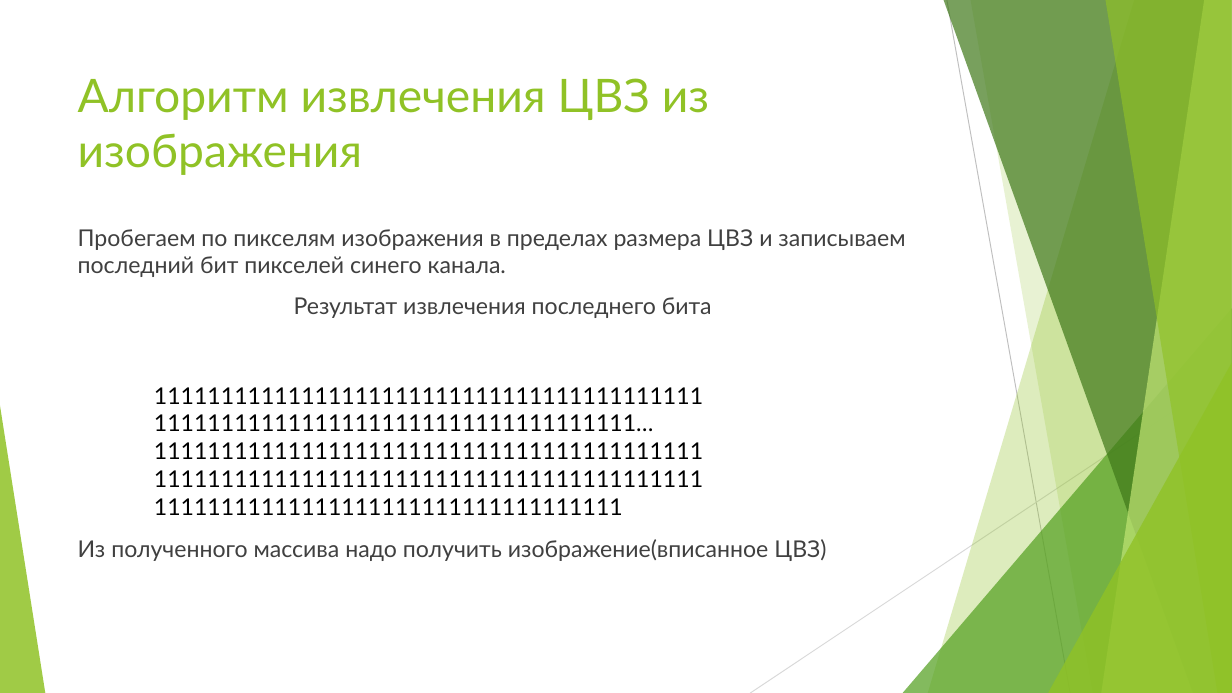
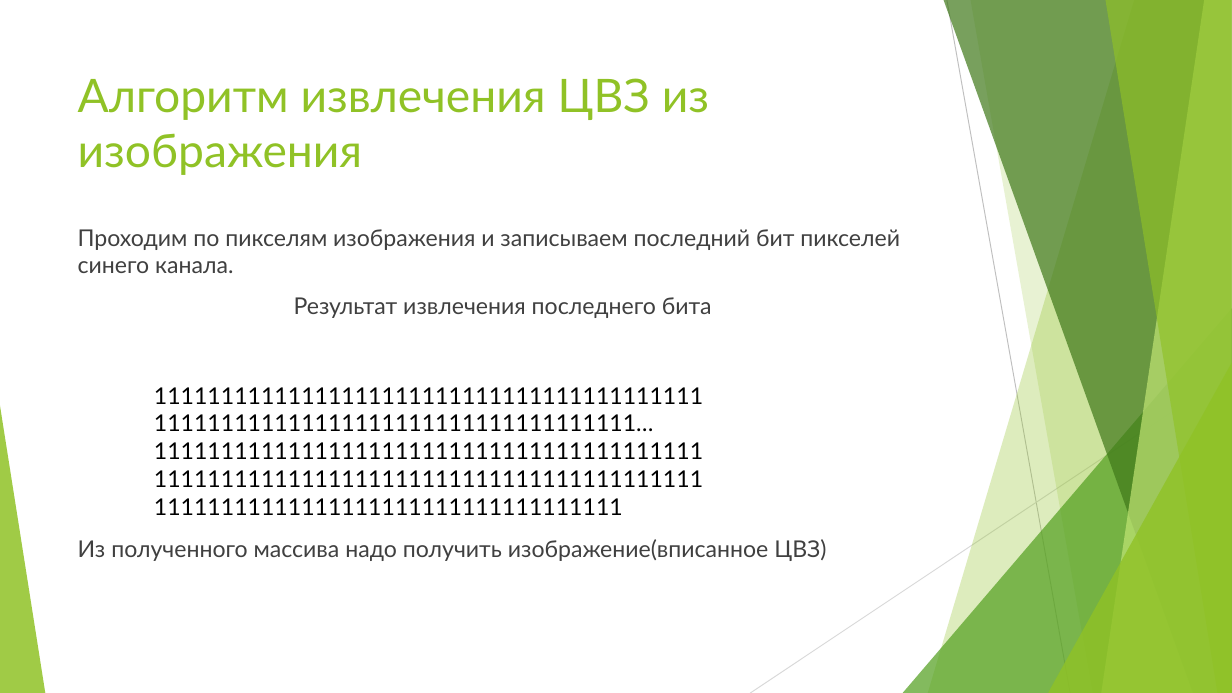
Before and after one commit to Kubyshev/kurs_stega, a slide deck: slide 14 of stegoKurs/Курсовая.pptx. Drawn at 1232x693 pixels with LibreOffice and Linux fonts; fonts in the diff are those of the drawing. Boxes give left, top, right and bottom in pixels: in the first picture for what was removed or moved away, otherwise in the second. Text is boxed around its words. In the diff, an @@ line names an element or a change of style, - is before the commit and + after.

```diff
--- a/stegoKurs/Курсовая.pptx
+++ b/stegoKurs/Курсовая.pptx
@@ text at (78, 229, 900, 273): text changed @@
-Пробегаем по пикселям изображения в пределах размера ЦВЗ и записываем последний бит пикселей синего канала.
+Проходим по пикселям изображения и записываем последний бит пикселей синего канала.
```
Also in this commit, not shown: 9 other slides changed.
